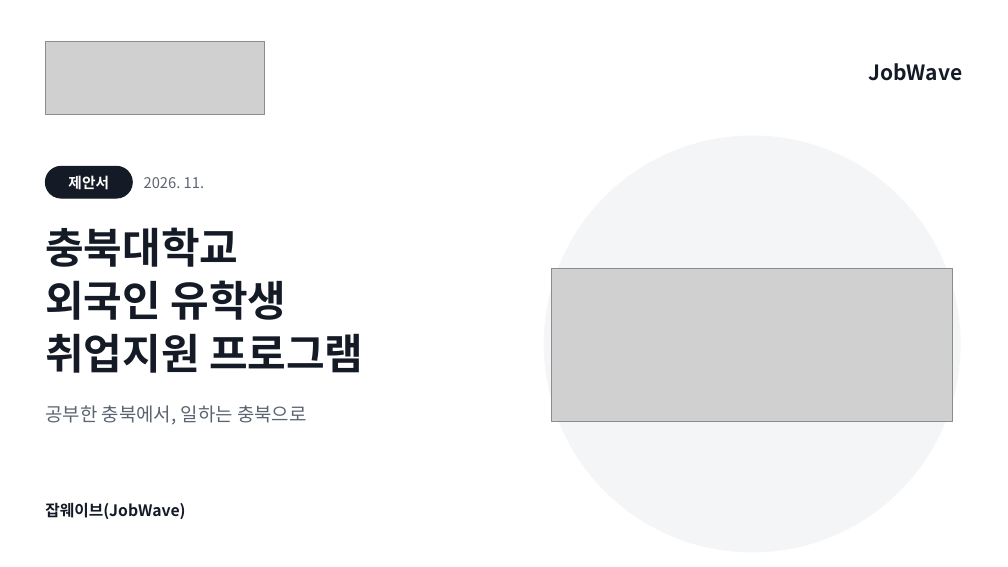
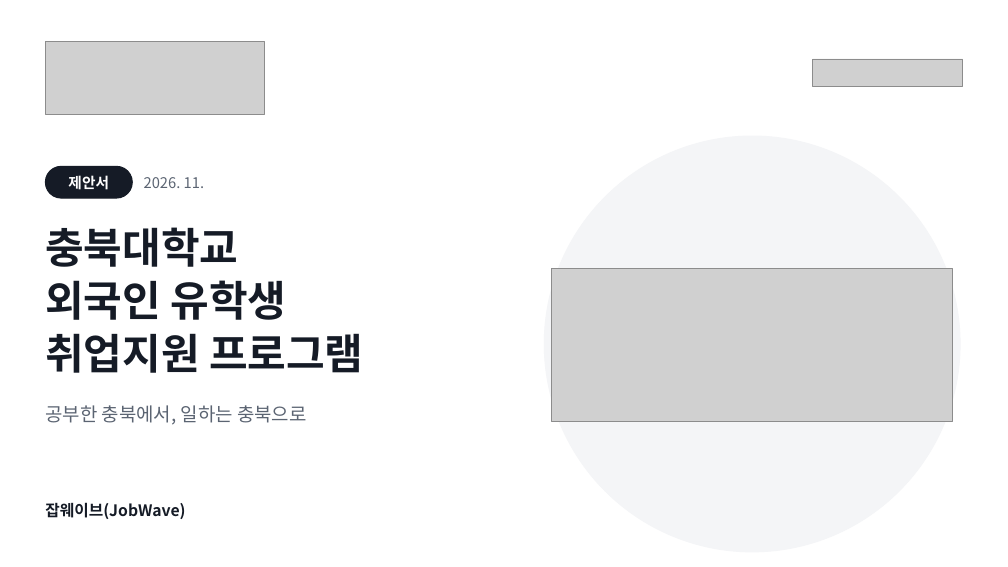
Before and after one commit to job-wave/Codex, a slide deck: slide 1 of output/jobwave-cbnu-proposal/JobWave_proposal_visual.pptx. Drawn at 1008x567 pixels with LibreOffice and Linux fonts; fonts in the diff are those of the drawing; grey boxes stand for pictures. Boxes give left, top, right and bottom in pixels: in the first picture for what was removed or moved away, otherwise in the second. Text is boxed around its words. In the diff, an @@ line names an element or a change of style, - is before the commit and + after.

```diff
--- a/output/jobwave-cbnu-proposal/JobWave_proposal_visual.pptx
+++ b/output/jobwave-cbnu-proposal/JobWave_proposal_visual.pptx
@@ picture added at (813,59,963,86) @@
@@ text removed at (868,63,962,81) @@
-JobWave
```
Also in this commit, not shown: 37 other slides changed, 5 slides removed, 8 other files.
